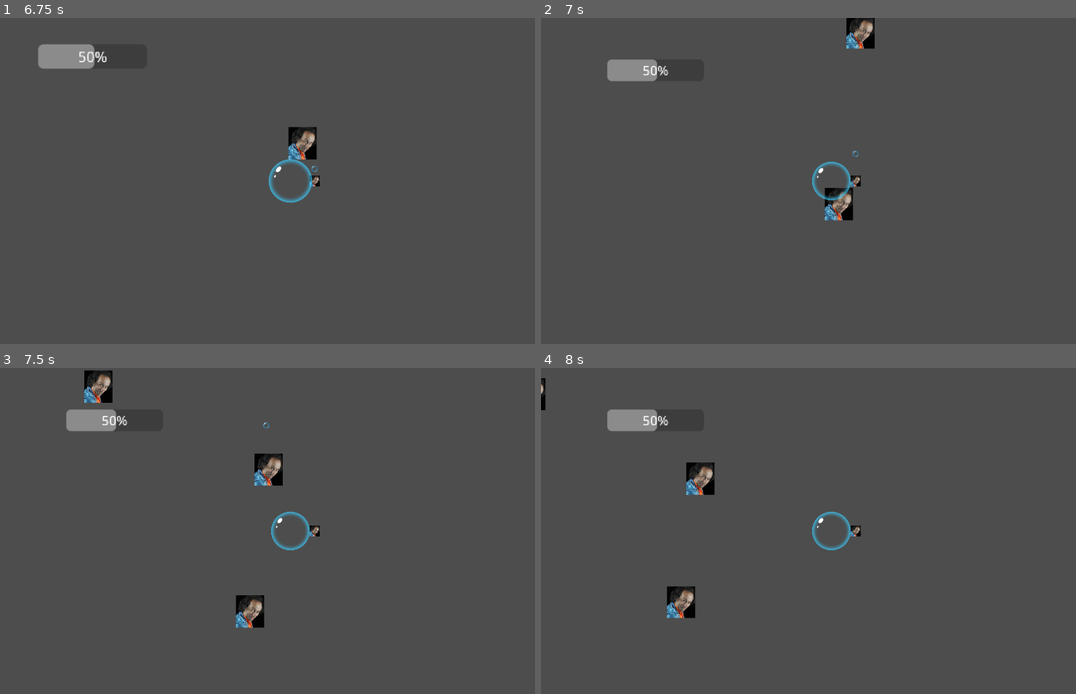
Above: before the commit, frames 1-4 (two rows, left to right).
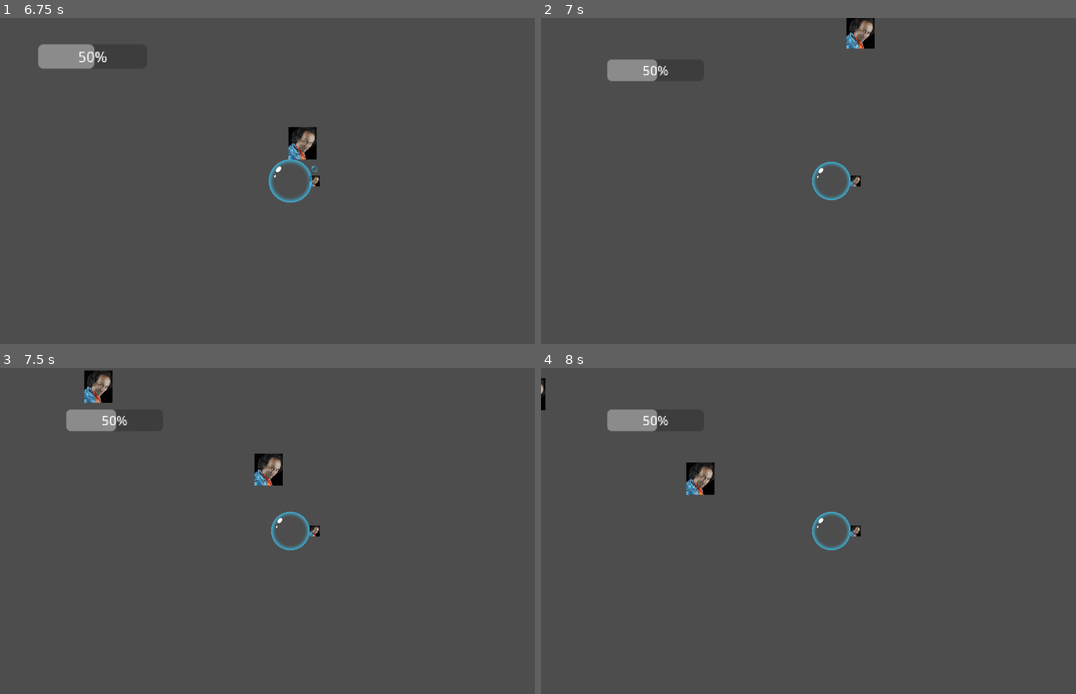
Above: after the commit, the same moments.

Repository: Zodayan/BubbleSurvivor
Game: Godot game, scene res://scenes/game.tscn
The game is run twice, just before and just after one commit, with the same random seed, the same clock (stepped at 60 frames per second) and the same inputs.
Inputs (mouse positions are in pixels of both pictures, inside the frame that each line leads up to):
- Up to frame 1 (6.75 s): tap Enter at 0.5 s; move the mouse to (417, 164) at 0.52 s; press the mouse at (417, 164) at 0.53 s; hold Right (right) 0.53-1.28 s; move the mouse to (176, 197) at 1.27 s; release the mouse at (176, 197) at 1.28 s; hold Down (down) 1.28-2.03 s; click (176, 197) at 1.35 s; move the mouse to (347, 109) at 2.02 s; press the mouse at (347, 109) at 2.03 s; hold Right (right) 2.03-2.78 s; move the mouse to (262, 246) at 2.77 s; release the mouse at (262, 246) at 2.78 s; hold Up (up) 2.78-3.53 s; click (262, 246) at 2.85 s; move the mouse to (465, 229) at 3.52 s; press the mouse at (465, 229) at 3.53 s; hold Q (left) 3.53-5.03 s; move the mouse to (117, 132) at 4.27 s; release the mouse at (117, 132) at 4.28 s; click (117, 132) at 4.35 s; move the mouse to (321, 181) at 5.02 s; press the mouse at (321, 181) at 5.03 s; hold Down (down) 5.03-5.78 s; move the mouse to (203, 99) at 5.77 s; release the mouse at (203, 99) at 5.78 s; hold Right (right) 5.78-6.53 s; click (203, 99) at 5.85 s; move the mouse to (417, 164) at 6.52 s; press the mouse at (417, 164) at 6.53 s; hold Up (up) from 6.53 s (still down)
- Up to frame 2 (7 s): keep holding Up (up)
- Up to frame 3 (7.5 s): move the mouse to (176, 547) at 7.27 s; release Up (up) at 7.28 s; release the mouse at (176, 547) at 7.28 s; hold Right (right) from 7.28 s (still down); click (176, 547) at 7.35 s
- Up to frame 4 (8 s): keep holding Right (right)

Frame 1 is identical in both runs. In frame 2, 0.5% of the frame differs, in the area x 52-60%, y 40-63%; in frame 3, 0.5%, in the area x 44-51%, y 16-80%; in frame 4, 0.5%.

Commit message:
Les projectiles peuvent taper les gens

Diff:
--- a/bubblesurvior/project.godot
+++ b/bubblesurvior/project.godot
@@ -62,6 +62,11 @@
 "events": []
 }
 
+[layer_names]
+
+2d_physics/layer_2="PlayerLayer"
+2d_physics/layer_3="EnemyLayer"
+
 [rendering]
 
 textures/canvas_textures/default_texture_filter=0
--- a/bubblesurvior/scenes/bubblePlayer.tscn
+++ b/bubblesurvior/scenes/bubblePlayer.tscn
@@ -9,6 +9,8 @@
 
 [node name="BubblePlayer" type="CharacterBody2D"]
 z_index = 1
+collision_layer = 2
+collision_mask = 5
 script = ExtResource("1_afnlq")
 
 [node name="BubbleCamera" type="Camera2D" parent="."]
--- a/bubblesurvior/scenes/michel.tscn
+++ b/bubblesurvior/scenes/michel.tscn
@@ -7,6 +7,8 @@
 size = Vector2(26, 30)
 
 [node name="Michel" type="Area2D"]
+collision_layer = 4
+collision_mask = 2
 script = ExtResource("1_64ld3")
 
 [node name="Sprite2D" type="Sprite2D" parent="."]
--- a/bubblesurvior/scenes/projectile_simple.tscn
+++ b/bubblesurvior/scenes/projectile_simple.tscn
@@ -7,6 +7,7 @@
 radius = 3.0
 
 [node name="projectile_simple" type="Area2D"]
+collision_mask = 5
 script = ExtResource("1_wqur2")
 
 [node name="Sprite2D" type="Sprite2D" parent="."]
--- a/bubblesurvior/scripts/projectiles/projectile.gd
+++ b/bubblesurvior/scripts/projectiles/projectile.gd
@@ -8,11 +8,9 @@
 
 func _on_area_entered(area: Area2D) -> void:
 	# Si on touche un ennemi, on lui inflige des dégats
-	print(area)
-	if area.is_class("Enemy"):
-		var ennemi_touche: Enemy = area
-		ennemi_touche.deal_damage(arme_associee.degats)
-		penetration -= 1
+	var ennemi_touche: Enemy = area
+	ennemi_touche.deal_damage(arme_associee.degats)
+	penetration -= 1
 
 	# Si le projectile n'a plus de pénétration en réserve, c'est qu'il a touché le nb max d'ennemis,
 	#il est donc détruit
